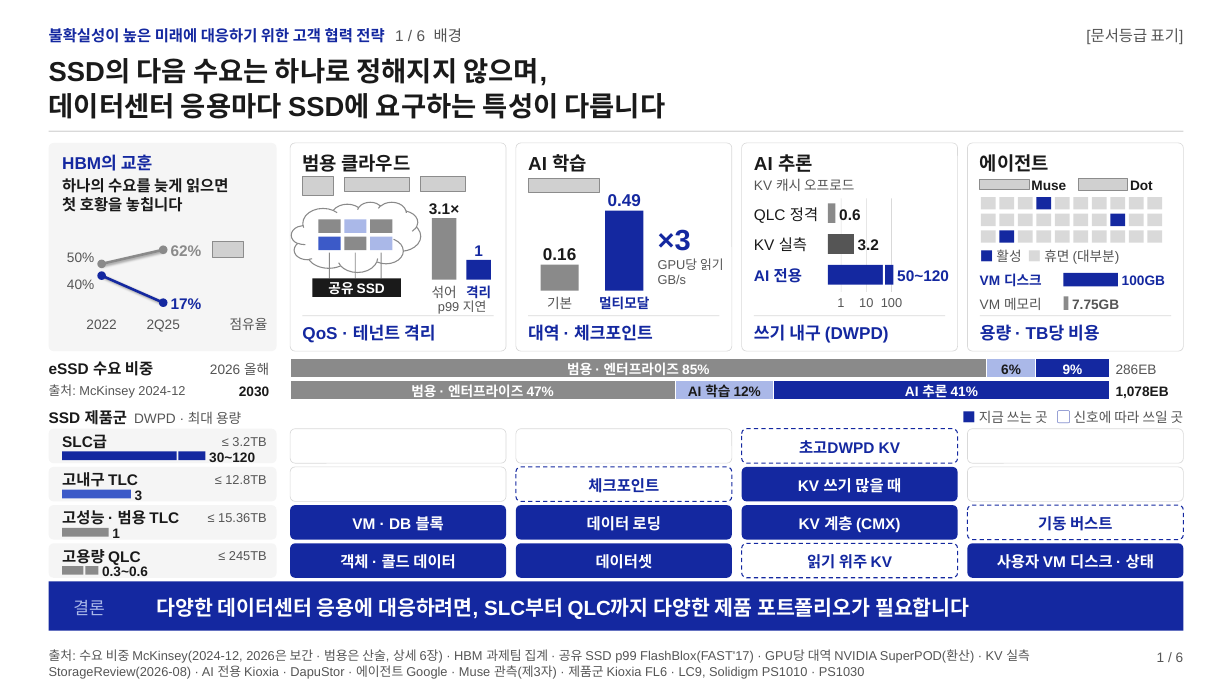
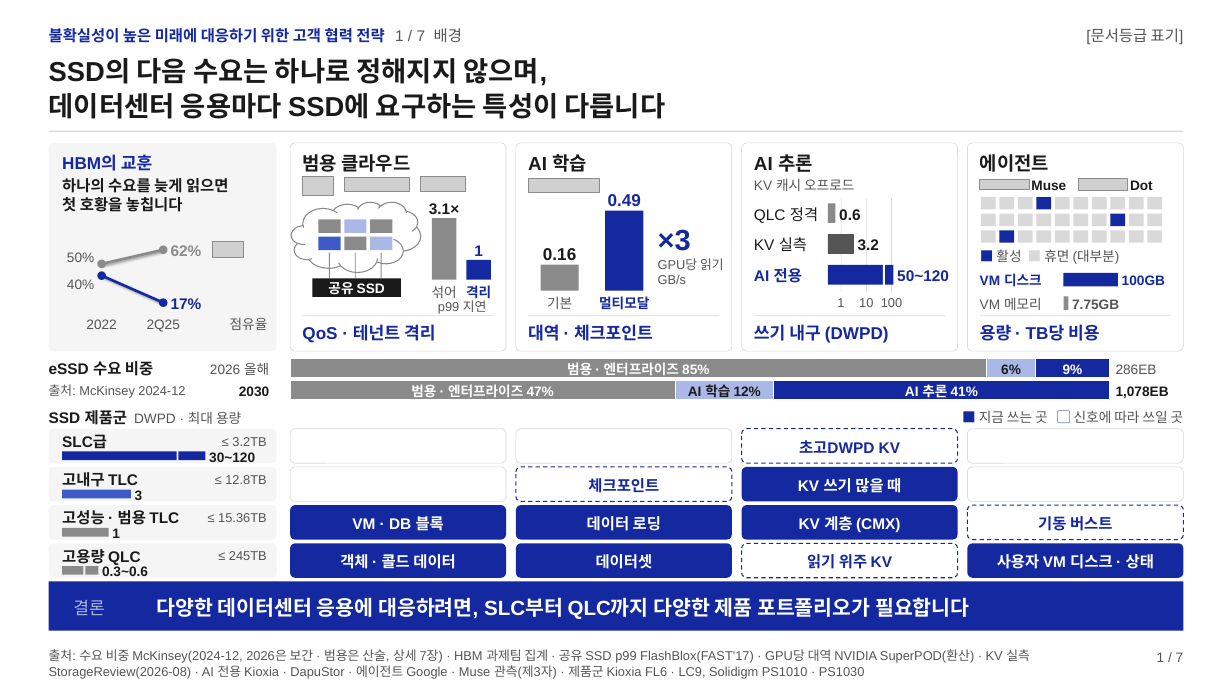
Before and after one commit to k31001/action-learning, a slide deck: slide 1 of outputs/presentation/ssd-future-ready-strategy.pptx. Drawn at 1232x693 pixels with LibreOffice and Linux fonts; fonts in the diff are those of the drawing; grey boxes stand for pictures; background and template pictures are left out. Boxes give left, top, right and bottom in pixels: in the first picture for what was removed or moved away, otherwise in the second. Text is boxed around its words. In the diff, an @@ line names an element or a change of style, - is before the commit and + after.

```diff
--- a/outputs/presentation/ssd-future-ready-strategy.pptx
+++ b/outputs/presentation/ssd-future-ready-strategy.pptx
@@ text at [49,28,462,43]: text changed @@
-불확실성이 높은 미래에 대응하기 위한 고객 협력 전략 1 / 6 배경
+불확실성이 높은 미래에 대응하기 위한 고객 협력 전략 1 / 7 배경
@@ text at [49,649,1030,679]: text changed @@
-출처: 수요 비중 McKinsey(2024-12, 2026은 보간 · 범용은 산술, 상세 6장) · HBM 과제팀 집계 · 공유 SSD p99 FlashBlox(FAST'17) · GPU당 대역 NVIDIA SuperPOD(환산) · KV 실측 StorageReview(2026-08) · AI 전용 Kioxia · DapuStor · 에이전트 Google · Muse 관측(제3자) · 제품군 Kioxia FL6 · LC9, Solidigm PS1010 · PS1030
+출처: 수요 비중 McKinsey(2024-12, 2026은 보간 · 범용은 산술, 상세 7장) · HBM 과제팀 집계 · 공유 SSD p99 FlashBlox(FAST'17) · GPU당 대역 NVIDIA SuperPOD(환산) · KV 실측 StorageReview(2026-08) · AI 전용 Kioxia · DapuStor · 에이전트 Google · Muse 관측(제3자) · 제품군 Kioxia FL6 · LC9, Solidigm PS1010 · PS1030
@@ text at [1157,652,1184,662]: text changed @@
-1 / 6
+1 / 7
```
Also in this commit, not shown: 5 other slides changed, 1 slide added, 11 other files.
